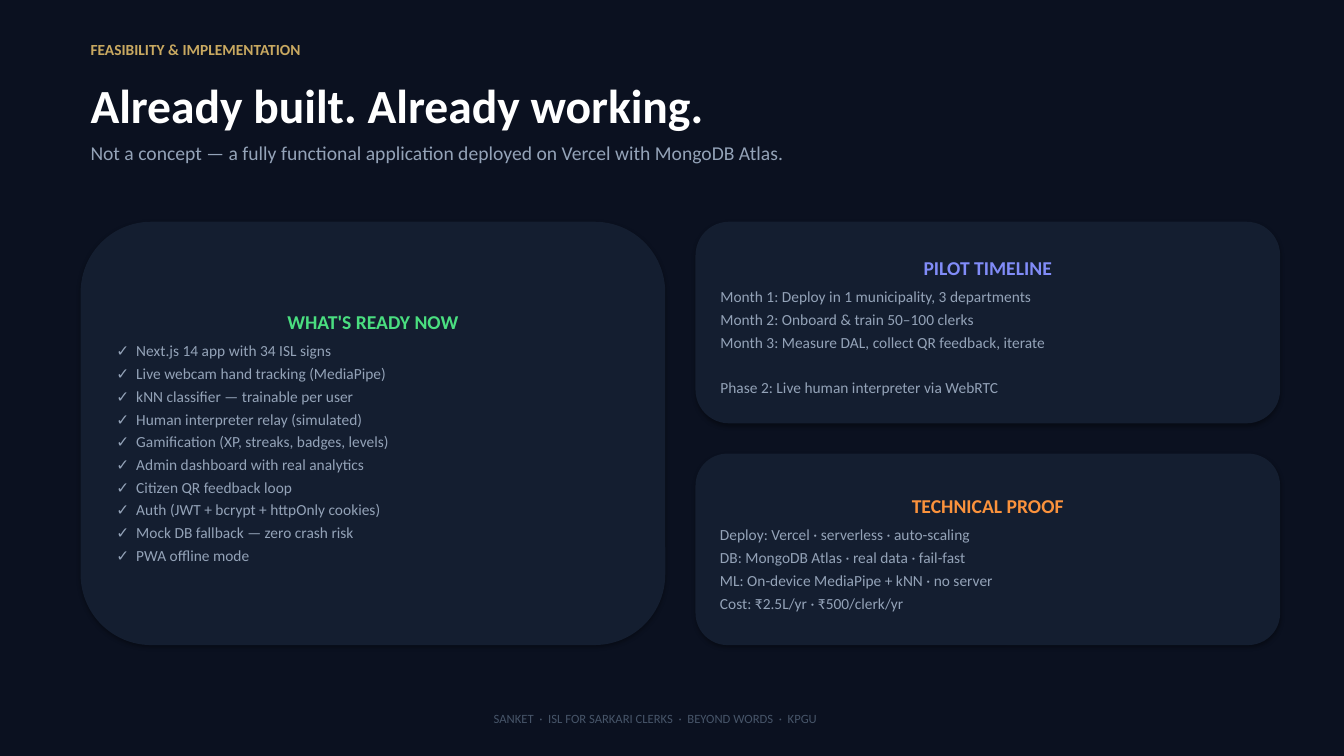
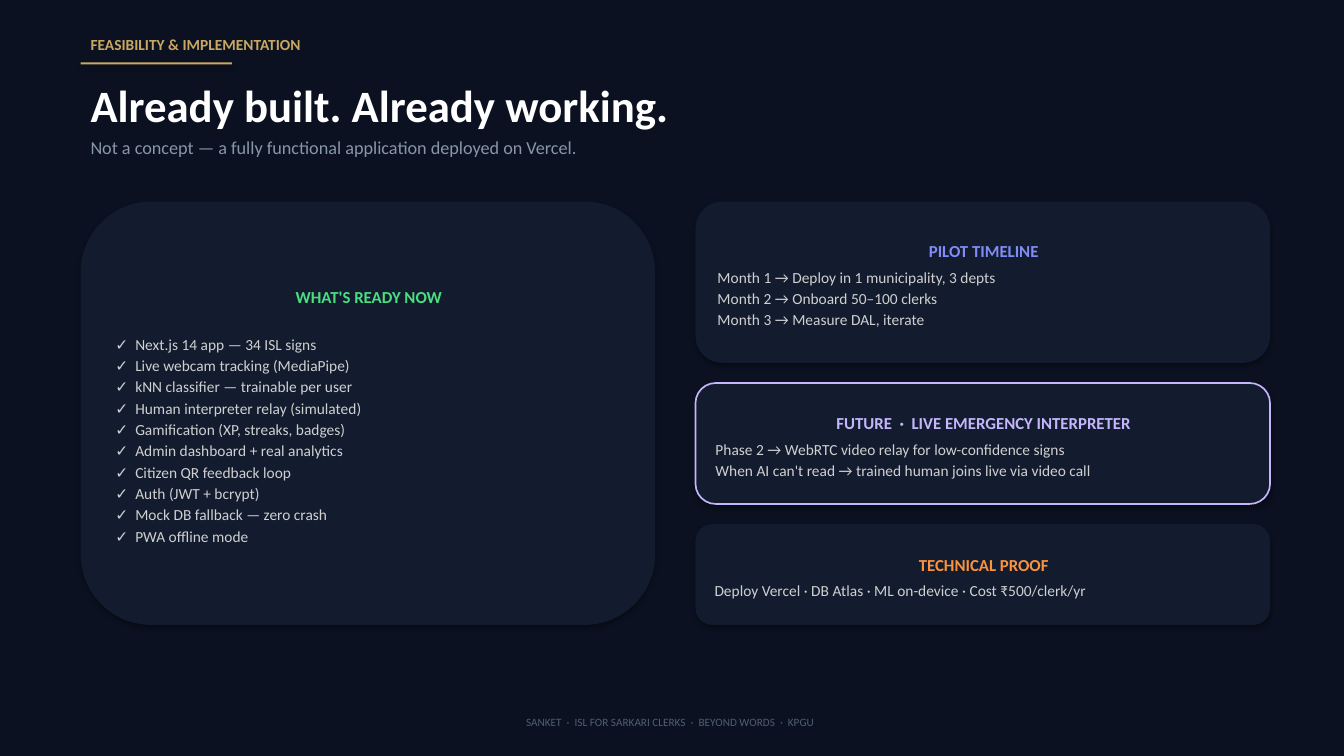
Before and after one commit to rudrakhairnar16-bit/sanket, a slide deck: slide 6 of deliverables/Sanket-Pitch-Deck-Yuva6.pptx. Drawn at 1344x756 pixels with LibreOffice and Linux fonts; fonts in the diff are those of the drawing. Boxes give left, top, right and bottom in pixels: in the first picture for what was removed or moved away, otherwise in the second. Text is boxed around its words. In the diff, an @@ line names an element or a change of style, - is before the commit and + after.

Commit message:
feat: add live emergency human interpreter future mention in Pitch Deck slide 6

```diff
--- a/deliverables/Sanket-Pitch-Deck-Yuva6.pptx
+++ b/deliverables/Sanket-Pitch-Deck-Yuva6.pptx
@@ text "FEASIBILITY & IMPLEMENTATION": place and size @@
-text "FEASIBILITY & IMPLEMENTATION" at [91, 45, 301, 55]
+text "FEASIBILITY & IMPLEMENTATION" at [91, 40, 301, 50]
@@ text "Already built. Already working." at [91, 90, 668, 130]: size 34 to 32 pt @@
@@ rectangle added at [81, 63, 232, 65], fill #C9A961 @@
@@ text at [91, 141, 576, 157]: text changed; size 14 to 13 pt; text colour #94A3B8 to #8896AA @@
-Not a concept — a fully functional application deployed on Vercel with MongoDB Atlas.
+Not a concept — a fully functional application deployed on Vercel.
@@ rounded rectangle "WHAT'S READY NOW": place and size @@
-rounded rectangle "WHAT'S READY NOW" at [81, 222, 665, 645]
+rounded rectangle "WHAT'S READY NOW" at [81, 202, 655, 625]
@@ rounded rectangle "PILOT TIMELINE": place and size @@
-rounded rectangle "PILOT TIMELINE" at [696, 222, 1280, 423]
+rounded rectangle "PILOT TIMELINE" at [696, 202, 1270, 363]
@@ text in rounded rectangle at [929, 246, 1038, 257]: size 14 to 12 pt in "PILOT TIMELINE"; less space between paragraphs @@
@@ text in rounded rectangle at [135, 291, 441, 542]: size 14 to 12 pt in "WHAT'S READY NOW"; text colour #94A3B8 to #D0D0D0 in "✓ kNN classifier — trainable per user", "✓ Human interpreter relay (simulated)", "✓ Citizen QR feedback loop", "✓ PWA offline mode"; less space between paragraphs @@
@@ text in rounded rectangle at [717, 272, 995, 327]: text changed; text colour #94A3B8 to #D0D0D0 @@
-Month 1: Deploy in 1 municipality, 3 departments
-Month 2: Onboard & train 50–100 clerks
-Month 3: Measure DAL, collect QR feedback, iterate
-Phase 2: Live human interpreter via WebRTC
+Month 1 → Deploy in 1 municipality, 3 depts
+Month 2 → Onboard 50–100 clerks
+Month 3 → Measure DAL, iterate
@@ text in rounded rectangle at [135, 339, 350, 374]: text changed; text colour #94A3B8 to #D0D0D0 @@
-✓ Next.js 14 app with 34 ISL signs
-✓ Live webcam hand tracking (MediaPipe)
+✓ Next.js 14 app — 34 ISL signs
+✓ Live webcam tracking (MediaPipe)
@@ rounded rectangle added at [696, 383, 1270, 504], fill #121C2E, outline #C4B5FD 1.2 pt, 11 pt, text #D0D0D0 @@
+FUTURE · LIVE EMERGENCY INTERPRETER
+Phase 2 → WebRTC video relay for low-confidence signs
+When AI can't read → trained human joins live via video call
@@ text in rounded rectangle at [135, 424, 345, 459]: text changed; text colour #94A3B8 to #D0D0D0 @@
-✓ Gamification (XP, streaks, badges, levels)
-✓ Admin dashboard with real analytics
+✓ Gamification (XP, streaks, badges)
+✓ Admin dashboard + real analytics
@@ text in rounded rectangle at [135, 488, 327, 520]: text changed; text colour #94A3B8 to #D0D0D0 @@
-✓ Auth (JWT + bcrypt + httpOnly cookies)
-✓ Mock DB fallback — zero crash risk
+✓ Auth (JWT + bcrypt)
+✓ Mock DB fallback — zero crash
@@ fill #141E30 to #121C2E in 3 elements at [81, 202, 655, 625], [696, 202, 1270, 363], [696, 524, 1270, 625] @@
@@ rounded rectangle "TECHNICAL PROOF": place and size @@
-rounded rectangle "TECHNICAL PROOF" at [696, 454, 1280, 645]
+rounded rectangle "TECHNICAL PROOF" at [696, 524, 1270, 625]
@@ text in rounded rectangle at [919, 560, 1049, 571]: size 14 to 12 pt in "TECHNICAL PROOF"; less space between paragraphs @@
@@ text in rounded rectangle at [715, 585, 1085, 599]: text changed; text colour #94A3B8 to #D0D0D0 @@
-Deploy: Vercel · serverless · auto-scaling
-DB: MongoDB Atlas · real data · fail-fast
-ML: On-device MediaPipe + kNN · no server
-Cost: ₹2.5L/yr · ₹500/clerk/yr
+Deploy Vercel · DB Atlas · ML on-device · Cost ₹500/clerk/yr
@@ text "SANKET · ISL FOR SARKARI ..." at [526, 719, 814, 726]: size 9 to 8 pt, text colour #475569 to #505E72 @@
```
Also in this commit, not shown: 9 other slides changed, 2 other files.
